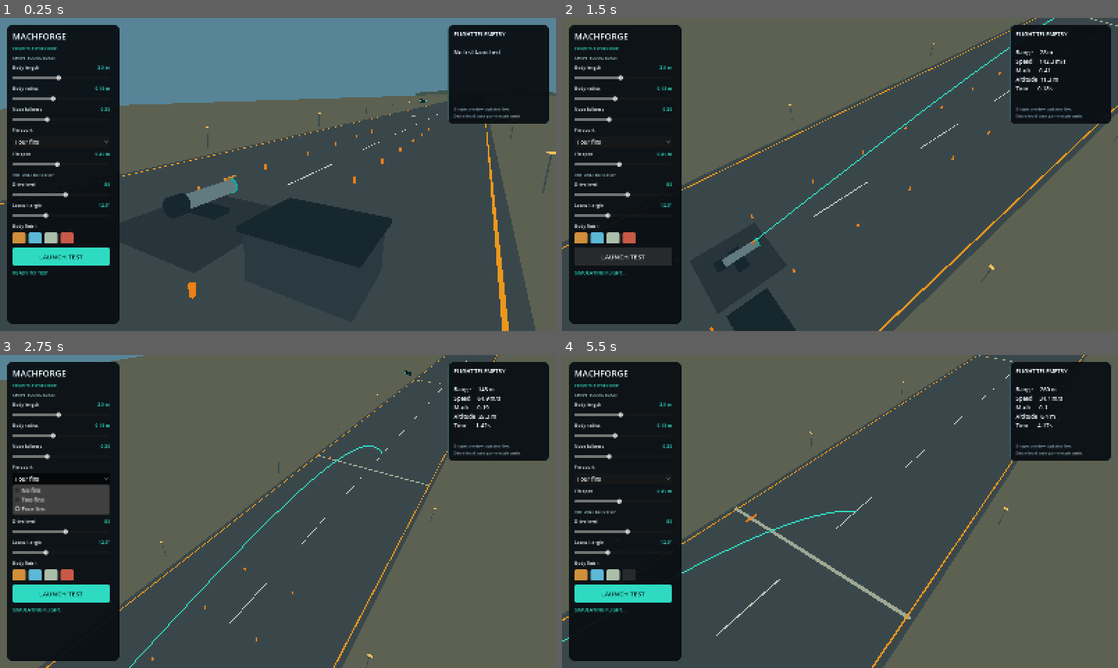
Above: before the commit, frames 1-4 (two rows, left to right).
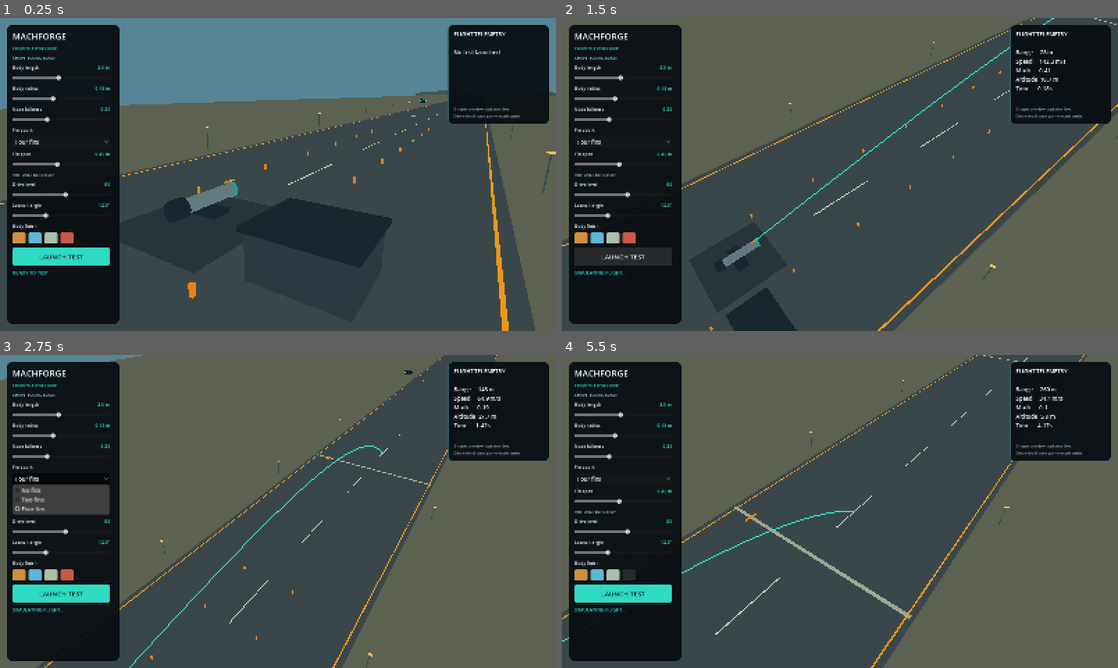
Above: after the commit, the same moments.

Repository: tpylman90-ctrl/MachForge
Game: Godot game, scene res://scenes/test_range.tscn
Two runs of this game, one before a commit and one after it. Both use one fixed random seed, a clock stepped at 60 frames per second and the inputs below.
Inputs (mouse positions are in pixels of both pictures, inside the frame that each line leads up to):
- Up to frame 1 (0.25 s): no input
- Up to frame 2 (1.5 s): click "LAUNCH TEST" at 0.5 s; click "LAUNCH TEST" at 1.25 s
- Up to frame 3 (2.75 s): click "Four fins" at 2 s
- Up to frame 4 (5.5 s): click (578, 574) at 2.77 s; click (595, 574) at 3.52 s; click (612, 574) at 4.27 s; click (628, 574) at 5.02 s

The runs differ from the first frame. In frame 1, 0.3% of the frame differs, in the area x 29-43%, y 50-63%; in frame 2, 1.0%; in frame 3, 0.8%; in frame 4, 1.1%, in the area x 0-88%, y 0-100%.

Commit message:
Point the cannon downrange and align its elevation

Diff:
--- a/scripts/test_range.gd
+++ b/scripts/test_range.gd
@@ -143,12 +143,12 @@
 
 func _muzzle_position() -> Vector3:
 	var muzzle_offset := Vector3(0.0, 0.0, -6.47).rotated(Vector3.RIGHT, deg_to_rad(launch_angle))
-	return Vector3(0.0, 4.15, 0.0) + muzzle_offset
+	return Vector3(0.0, 3.6, 0.0) + muzzle_offset
 
 
 func _update_cannon_aim() -> void:
 	if is_instance_valid(cannon_barrel_pivot):
-		cannon_barrel_pivot.rotation.x = deg_to_rad(launch_angle)
+		cannon_barrel_pivot.rotation.x = deg_to_rad(-launch_angle)
 	if is_instance_valid(projectile_preview):
 		projectile_preview.position = _muzzle_position()
 
@@ -170,9 +170,9 @@
 func _add_cannon_fallback() -> void:
 	_add_box("Armored firing deck", Vector3(17.0, 0.75, 19.0), Vector3(0.0, 0.56, 0.0), Color(0.16, 0.21, 0.23))
 	_add_box("Cradle crossbeam", Vector3(6.8, 0.65, 3.1), Vector3(0.0, 2.28, -0.5), Color(0.10, 0.16, 0.19))
-	_add_cylinder("Pressure barrel", 1.04, 10.4, Vector3(0.0, 4.15, -1.2), Color(0.38, 0.48, 0.50), PI * 0.5)
-	_add_cylinder("Muzzle crown", 1.2, 0.3, Vector3(0.0, 4.15, -6.47), Color(0.03, 0.69, 0.63), PI * 0.5)
-	_add_cylinder("Breech block", 1.38, 2.1, Vector3(0.0, 4.15, 4.05), Color(0.10, 0.16, 0.19), PI * 0.5)
+	_add_cylinder("Pressure barrel", 1.04, 10.4, Vector3(0.0, 3.6, -1.2), Color(0.38, 0.48, 0.50), PI * 0.5)
+	_add_cylinder("Muzzle crown", 1.2, 0.3, Vector3(0.0, 3.6, -6.47), Color(0.03, 0.69, 0.63), PI * 0.5)
+	_add_cylinder("Breech block", 1.38, 2.1, Vector3(0.0, 3.6, 4.05), Color(0.10, 0.16, 0.19), PI * 0.5)
 
 
 func _add_range_course() -> void:
Not shown, changed: tools/build_range_cannon.py
